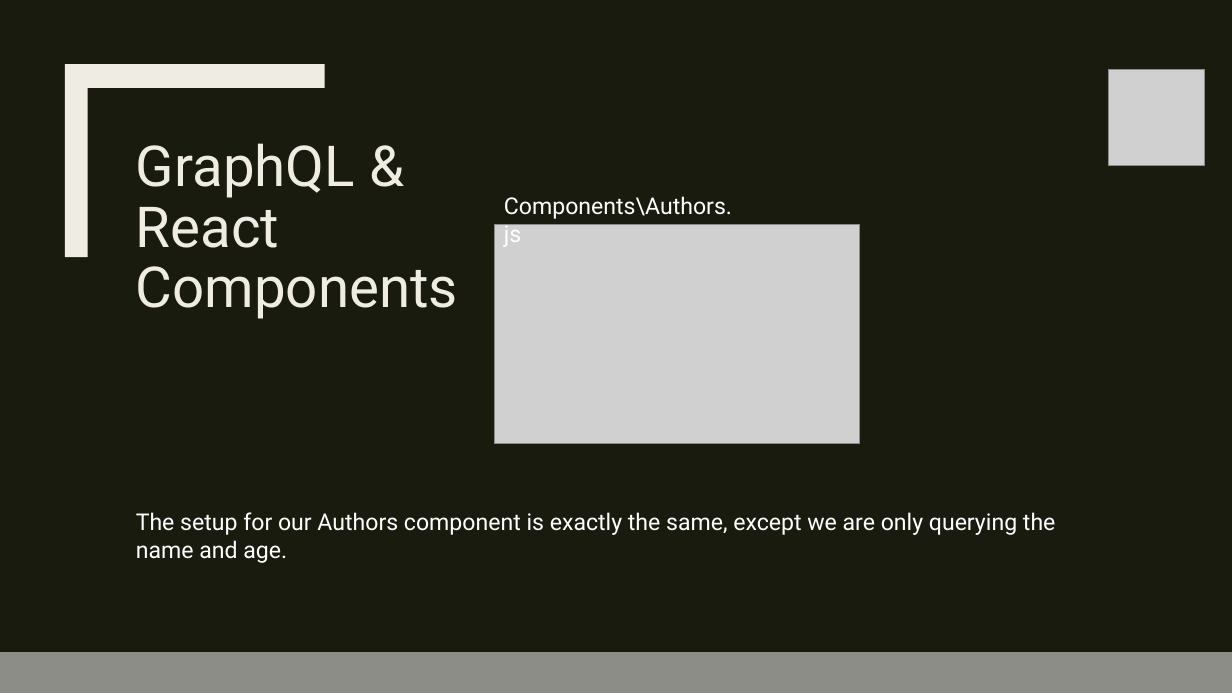
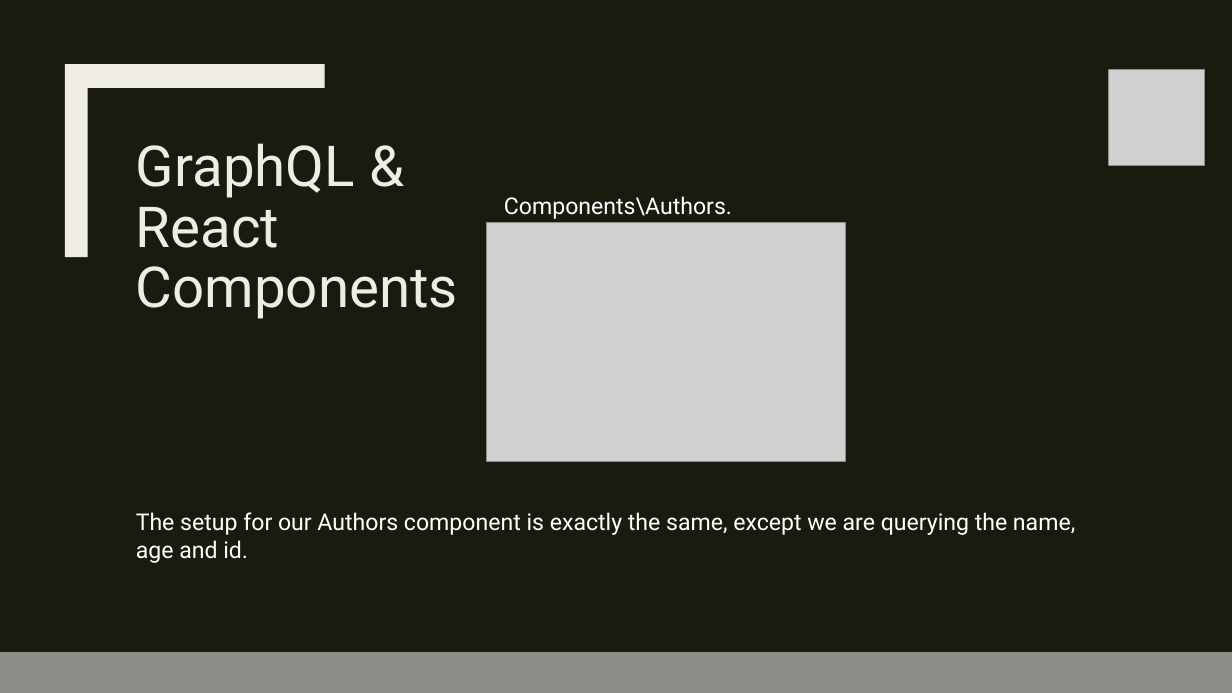
Before and after one commit to leono93/GraphQL_New-Tech, a slide deck: slide 33 of presentation/GraphQL_t7oele00.pptx. Drawn at 1232x693 pixels with LibreOffice and Linux fonts; fonts in the diff are those of the drawing; grey boxes stand for pictures. Boxes give left, top, right and bottom in pixels: in the first picture for what was removed or moved away, otherwise in the second. Text is boxed around its words. In the diff, an @@ line names an element or a change of style, - is before the commit and + after.

```diff
--- a/presentation/GraphQL_t7oele00.pptx
+++ b/presentation/GraphQL_t7oele00.pptx
@@ picture resized from (x1=494, y1=225, x2=860, y2=445) to (x1=486, y1=223, x2=846, y2=461) @@
@@ text at (x1=136, y1=512, x2=1075, y2=563): text changed @@
-The setup for our Authors component is exactly the same, except we are only querying the name and age.
+The setup for our Authors component is exactly the same, except we are querying the name, age and id.
```
Also in this commit, not shown: 2 other slides changed, 3 other files.
